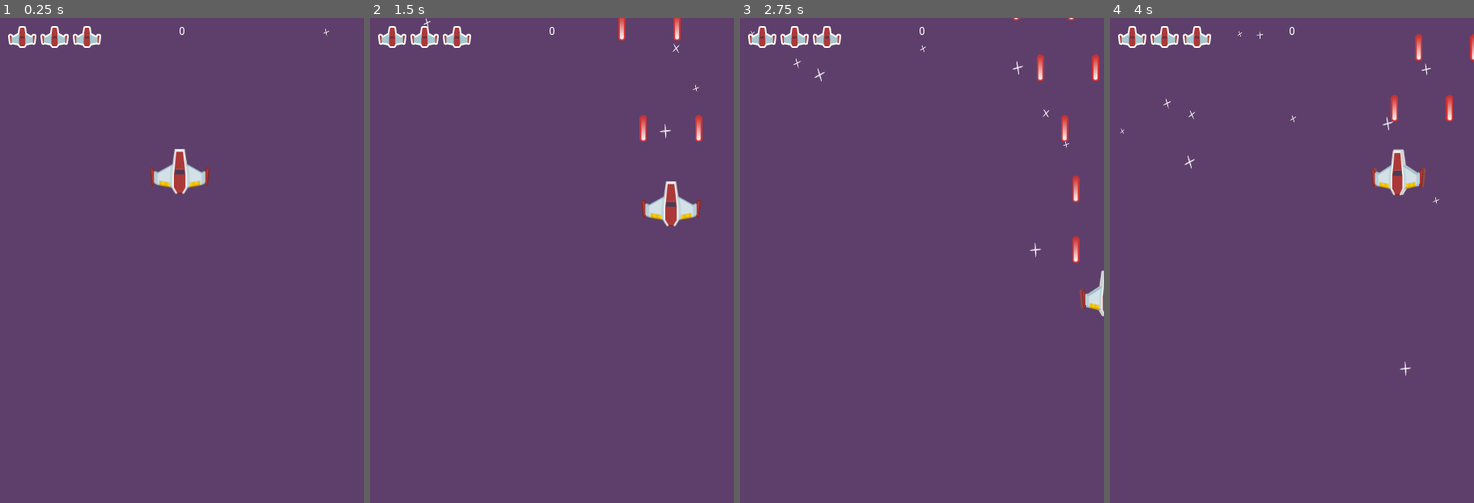
Above: before the commit, frames 1-4 (left to right).
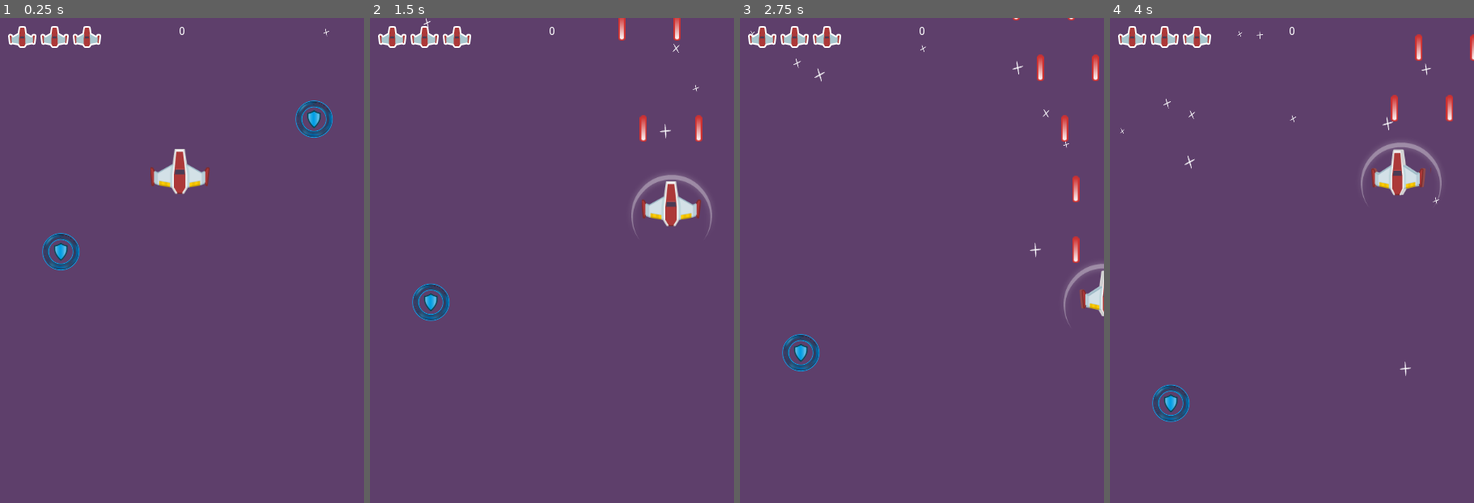
Above: after the commit, the same moments.

Repository: CodeNMore/Yet-Another-Space-Shooter
Game: Godot game, scene res://MainScenes/Gameplay.tscn
Same seed, same stepped clock (60 frames per second), same inputs: the game is played once before the commit and once after it.
Inputs:
- Up to frame 1 (0.25 s): no input
- Up to frame 2 (1.5 s): hold D (move_right) 0.53-1.28 s; hold Space (shoot) 0.53-1.28 s; hold S (move_down) from 1.28 s (still down); tap Space (shoot) at 1.35 s
- Up to frame 3 (2.75 s): release S (move_down) at 2.03 s; hold D (move_right) from 2.03 s (still down); hold Space (shoot) from 2.03 s (still down)
- Up to frame 4 (4 s): release D (move_right) at 2.78 s; release Space (shoot) at 2.78 s; hold W (move_up) 2.78-3.53 s; tap Space (shoot) at 2.85 s; hold A (move_left) from 3.53 s (still down); hold Space (shoot) from 3.53 s (still down)

The runs differ from the first frame. In frame 1, 1.0% of the frame differs, in the area x 11-92%, y 17-52%; in frame 2, 0.8%; in frame 3, 0.6%; in frame 4, 0.8%.

Commit message:
Episode 28 - Shield Power-Up

Diff:
--- a/Enemy/Enemy.tscn
+++ b/Enemy/Enemy.tscn
@@ -6,9 +6,7 @@
 [sub_resource type="CircleShape2D" id=1]
 radius = 34.9152
 
-[node name="Enemy" type="Area2D" groups=[
-"damageable",
-]]
+[node name="Enemy" type="Area2D" groups=["damageable"]]
 script = ExtResource( 2 )
 
 [node name="Sprite" type="Sprite" parent="."]
@@ -22,6 +20,7 @@
 scale = Vector2( 4.90898, 4.78992 )
 
 [node name="FiringPositions" type="Node2D" parent="."]
+
 [connection signal="area_entered" from="." to="." method="_on_Enemy_area_entered"]
 [connection signal="area_exited" from="." to="." method="_on_Enemy_area_exited"]
 [connection signal="screen_exited" from="VisibilityNotifier2D" to="." method="_on_VisibilityNotifier2D_screen_exited"]
--- a/MainScenes/Gameplay.tscn
+++ b/MainScenes/Gameplay.tscn
@@ -6,6 +6,7 @@
 [ext_resource path="res://Enemy/Spawner.gd" type="Script" id=4]
 [ext_resource path="res://HUD/HUD.tscn" type="PackedScene" id=5]
 [ext_resource path="res://Camera/ShakeCam.gd" type="Script" id=6]
+[ext_resource path="res://Powerups/ShieldPowerup.tscn" type="PackedScene" id=7]
 
 [node name="Gameplay" type="Node"]
 
@@ -36,6 +37,12 @@
 
 [node name="HUD" parent="CanvasLayer" instance=ExtResource( 5 )]
 
+[node name="ShieldPowerup" parent="." instance=ExtResource( 7 )]
+position = Vector2( 75, 277 )
+
+[node name="ShieldPowerup2" parent="." instance=ExtResource( 7 )]
+position = Vector2( 388, 113 )
+
 [node name="Player" parent="." instance=ExtResource( 1 )]
 position = Vector2( 222.918, 190.882 )
 
@@ -50,4 +57,5 @@
 anchor_mode = 0
 current = true
 script = ExtResource( 6 )
+
 [connection signal="timeout" from="Spawner/SpawnTimer" to="Spawner" method="_on_SpawnTimer_timeout"]
--- a/Player/Player.gd
+++ b/Player/Player.gd
@@ -60,8 +60,7 @@
 	if !invincibilityTimer.is_stopped():
 		return
 
-	invincibilityTimer.start(damageInvincibilityTime)
-	shieldSprite.visible = true
+	applyShield(damageInvincibilityTime)
 
 	life -= amount
 	Signals.emit_signal("on_player_life_changed", life)
@@ -72,5 +71,9 @@
 	if life <= 0:
 		queue_free()
 
+func applyShield(time: float):
+	invincibilityTimer.start(time)
+	shieldSprite.visible = true
+
 func _on_InvincibilityTimer_timeout():
 	shieldSprite.visible = false
--- a/Player/Player.tscn
+++ b/Player/Player.tscn
@@ -6,11 +6,6 @@
 
 [sub_resource type="CircleShape2D" id=1]
 radius = 34.5431
-
-[sub_resource type="AtlasTexture" id=2]
-flags = 4
-atlas = ExtResource( 1 )
-region = Rect2( 0, 0, 99, 77 )
 
 [sub_resource type="AtlasTexture" id=3]
 flags = 4
@@ -22,13 +17,13 @@
 atlas = ExtResource( 1 )
 region = Rect2( 99, 0, 99, 77 )
 
+[sub_resource type="AtlasTexture" id=2]
+flags = 4
+atlas = ExtResource( 1 )
+region = Rect2( 0, 0, 99, 77 )
+
 [sub_resource type="SpriteFrames" id=5]
 animations = [ {
-"frames": [ SubResource( 2 ) ],
-"loop": true,
-"name": "Left",
-"speed": 5.0
-}, {
 "frames": [ SubResource( 3 ) ],
 "loop": true,
 "name": "Right",
@@ -37,6 +32,11 @@
 "frames": [ SubResource( 4 ) ],
 "loop": true,
 "name": "Straight",
+"speed": 5.0
+}, {
+"frames": [ SubResource( 2 ) ],
+"loop": true,
+"name": "Left",
 "speed": 5.0
 } ]
 
@@ -73,4 +73,5 @@
 [node name="Shield" type="Sprite" parent="."]
 scale = Vector2( 0.75, 0.75 )
 texture = ExtResource( 3 )
+
 [connection signal="timeout" from="InvincibilityTimer" to="." method="_on_InvincibilityTimer_timeout"]
--- /dev/null
+++ b/Powerups/Powerup.gd
@@ -0,0 +1,19 @@
+class_name Powerup
+extends Area2D
+
+export var powerupMoveSpeed: float = 50
+
+func _physics_process(delta: float) -> void:
+	position.y += powerupMoveSpeed * delta
+
+func applyPowerup(player: Player):
+	# This needs to be implemented by the inheriting class
+	pass
+
+func _on_Powerup_area_entered(area: Area2D) -> void:
+	if area is Player:
+		applyPowerup(area)
+		queue_free()
+
+func _on_VisibilityNotifier2D_screen_exited() -> void:
+	queue_free()
--- /dev/null
+++ b/Powerups/Powerup.tscn
@@ -0,0 +1,26 @@
+[gd_scene load_steps=4 format=2]
+
+[ext_resource path="res://Textures/pickup_sheet.png" type="Texture" id=1]
+[ext_resource path="res://Powerups/Powerup.gd" type="Script" id=2]
+
+[sub_resource type="CircleShape2D" id=1]
+radius = 24.0
+
+[node name="Powerup" type="Area2D"]
+script = ExtResource( 2 )
+
+[node name="Sprite" type="Sprite" parent="."]
+scale = Vector2( 0.25, 0.25 )
+texture = ExtResource( 1 )
+region_enabled = true
+region_rect = Rect2( 276, 4, 196, 193 )
+
+[node name="CollisionShape2D" type="CollisionShape2D" parent="."]
+shape = SubResource( 1 )
+
+[node name="VisibilityNotifier2D" type="VisibilityNotifier2D" parent="."]
+position = Vector2( -1.43051e-06, 0.5 )
+scale = Vector2( 2.5, 2.55 )
+
+[connection signal="area_entered" from="." to="." method="_on_Powerup_area_entered"]
+[connection signal="screen_exited" from="VisibilityNotifier2D" to="." method="_on_VisibilityNotifier2D_screen_exited"]
--- /dev/null
+++ b/Powerups/ShieldPowerup.gd
@@ -0,0 +1,6 @@
+extends Powerup
+
+export var shieldTime: float = 6
+
+func applyPowerup(player: Player):
+	player.applyShield(shieldTime)
--- /dev/null
+++ b/Powerups/ShieldPowerup.tscn
@@ -0,0 +1,7 @@
+[gd_scene load_steps=3 format=2]
+
+[ext_resource path="res://Powerups/Powerup.tscn" type="PackedScene" id=1]
+[ext_resource path="res://Powerups/ShieldPowerup.gd" type="Script" id=2]
+
+[node name="ShieldPowerup" instance=ExtResource( 1 )]
+script = ExtResource( 2 )
--- a/project.godot
+++ b/project.godot
@@ -19,6 +19,11 @@
 "language": "GDScript",
 "path": "res://Player/Player.gd"
 }, {
+"base": "Area2D",
+"class": "Powerup",
+"language": "GDScript",
+"path": "res://Powerups/Powerup.gd"
+}, {
 "base": "Enemy",
 "class": "SlowShooter",
 "language": "GDScript",
@@ -27,6 +32,7 @@
 _global_script_class_icons={
 "Enemy": "",
 "Player": "",
+"Powerup": "",
 "SlowShooter": ""
 }
 
@@ -50,27 +56,27 @@
 
 move_up={
 "deadzone": 0.5,
-"events": [ Object(InputEventKey,"resource_local_to_scene":false,"resource_name":"","device":0,"alt":false,"shift":false,"control":false,"meta":false,"command":false,"pressed":false,"scancode":87,"unicode":0,"echo":false,"script":null)
+"events": [ Object(InputEventKey,"resource_local_to_scene":false,"resource_name":"","device":0,"alt":false,"shift":false,"control":false,"meta":false,"command":false,"pressed":false,"scancode":87,"physical_scancode":0,"unicode":0,"echo":false,"script":null)
  ]
 }
 move_down={
 "deadzone": 0.5,
-"events": [ Object(InputEventKey,"resource_local_to_scene":false,"resource_name":"","device":0,"alt":false,"shift":false,"control":false,"meta":false,"command":false,"pressed":false,"scancode":83,"unicode":0,"echo":false,"script":null)
+"events": [ Object(InputEventKey,"resource_local_to_scene":false,"resource_name":"","device":0,"alt":false,"shift":false,"control":false,"meta":false,"command":false,"pressed":false,"scancode":83,"physical_scancode":0,"unicode":0,"echo":false,"script":null)
  ]
 }
 move_left={
 "deadzone": 0.5,
-"events": [ Object(InputEventKey,"resource_local_to_scene":false,"resource_name":"","device":0,"alt":false,"shift":false,"control":false,"meta":false,"command":false,"pressed":false,"scancode":65,"unicode":0,"echo":false,"script":null)
+"events": [ Object(InputEventKey,"resource_local_to_scene":false,"resource_name":"","device":0,"alt":false,"shift":false,"control":false,"meta":false,"command":false,"pressed":false,"scancode":65,"physical_scancode":0,"unicode":0,"echo":false,"script":null)
  ]
 }
 move_right={
 "deadzone": 0.5,
-"events": [ Object(InputEventKey,"resource_local_to_scene":false,"resource_name":"","device":0,"alt":false,"shift":false,"control":false,"meta":false,"command":false,"pressed":false,"scancode":68,"unicode":0,"echo":false,"script":null)
+"events": [ Object(InputEventKey,"resource_local_to_scene":false,"resource_name":"","device":0,"alt":false,"shift":false,"control":false,"meta":false,"command":false,"pressed":false,"scancode":68,"physical_scancode":0,"unicode":0,"echo":false,"script":null)
  ]
 }
 shoot={
 "deadzone": 0.5,
-"events": [ Object(InputEventKey,"resource_local_to_scene":false,"resource_name":"","device":0,"alt":false,"shift":false,"control":false,"meta":false,"command":false,"pressed":false,"scancode":32,"unicode":0,"echo":false,"script":null)
+"events": [ Object(InputEventKey,"resource_local_to_scene":false,"resource_name":"","device":0,"alt":false,"shift":false,"control":false,"meta":false,"command":false,"pressed":false,"scancode":32,"physical_scancode":0,"unicode":0,"echo":false,"script":null)
  ]
 }
 
Not shown: 1 places in MainScenes/Gameplay.tscn that only renumber resources
